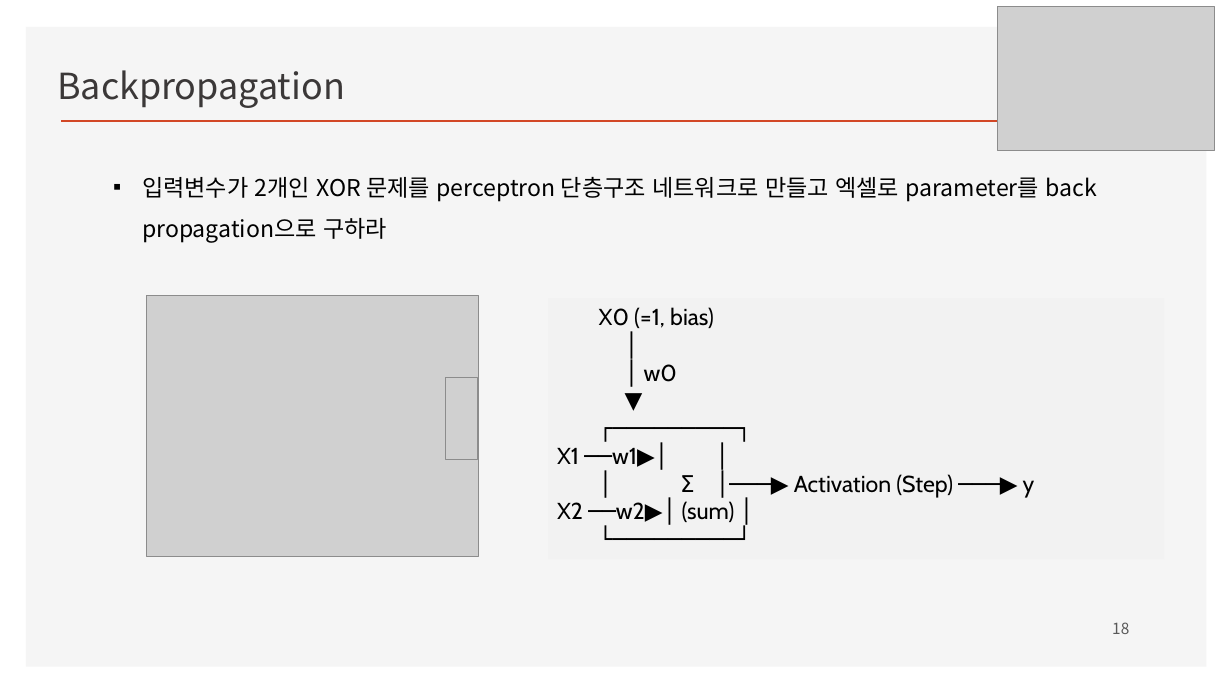
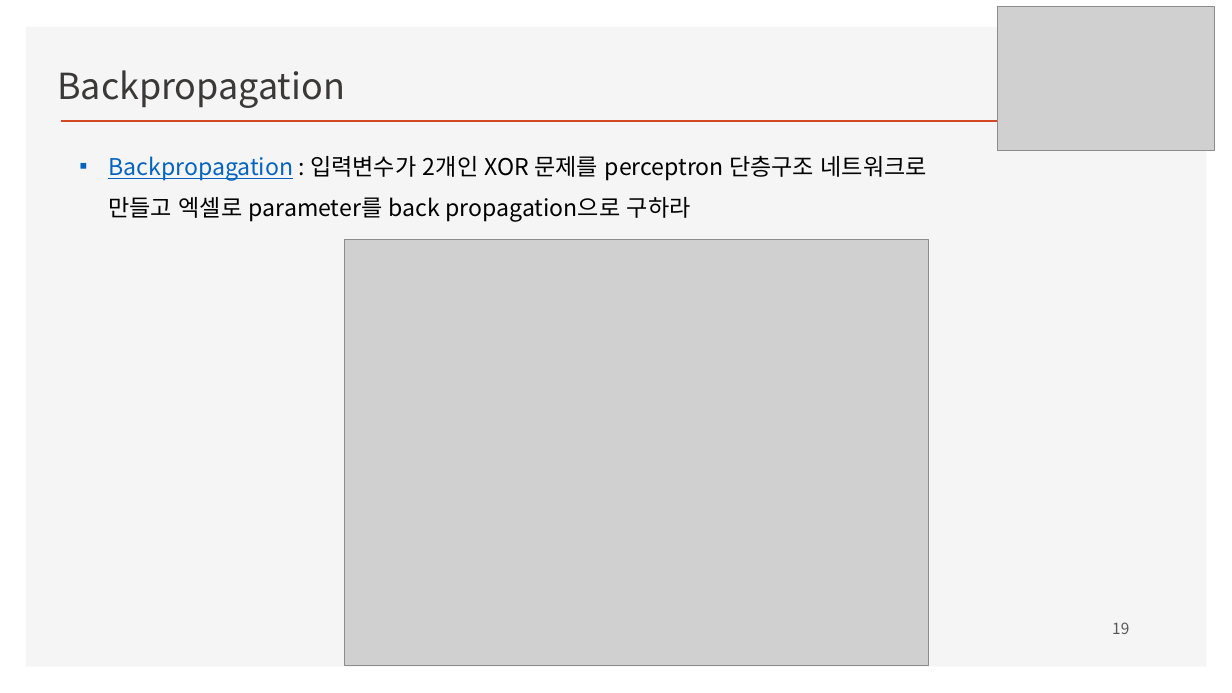
Before and after one commit to ancestor9/mathematics-for-machine-learning, a slide deck: slide 19 of w4_Perceptron_Regression.pptx (slide 18 before the commit). Drawn at 1232x693 pixels with LibreOffice and Linux fonts; fonts in the diff are those of the drawing; grey boxes stand for pictures; background and template pictures are left out. Boxes give left, top, right and bottom in pixels: in the first picture for what was removed or moved away, otherwise in the second. Text is boxed around its words. In the diff, an @@ line names an element or a change of style, - is before the commit and + after.

```diff
--- a/w4_Perceptron_Regression.pptx
+++ b/w4_Perceptron_Regression.pptx
@@ text at [108, 156, 927, 222]: text changed @@
-▪ 입력변수가 2개인 XOR 문제를 perceptron 단층구조 네트워크로 만들고 엑셀로 parameter를 back propagation으로 구하라
+▪ Backpropagation : 입력변수가 2개인 XOR 문제를 perceptron 단층구조 네트워크로 만들고 엑셀로 parameter를 back propagation으로 구하라
@@ picture added at [345, 239, 929, 665] @@
@@ picture removed at [147, 296, 479, 557] @@
@@ text removed at [557, 307, 1035, 522] @@
-X0 (=1, bias)
-│
-│ w0
-▼
-┌─────────┐
-X1 ──w1▶│ │
-│ Σ │───▶ Activation (Step) ───▶ y
-X2 ──w2▶│ (sum) │
-└─────────┘
@@ picture removed at [445, 378, 478, 459] @@
@@ page number at [1112, 622, 1129, 634]: text changed @@
-18
+19
```
Also in this commit, not shown: 11 other slides changed, 2 slides added.
